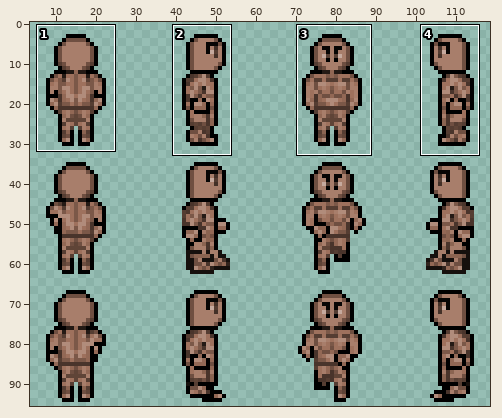
One commit to this sprite sheet: bin/res/characterCreator/body04.png. The first picture is a wide view before the edit; the outline marks the close-up.
Close-up. As it was:
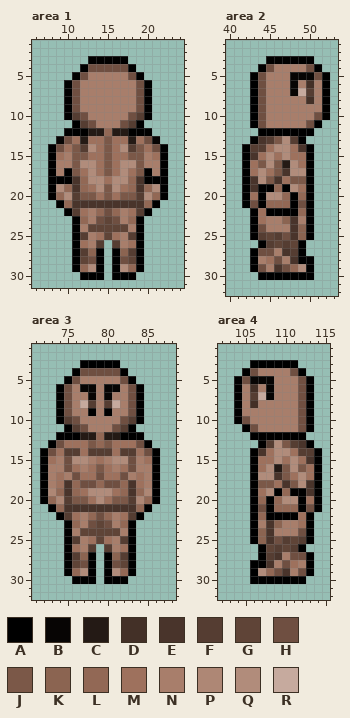
The file is 128x96 pixels. Colours within 5 levels of each other are drawn and written as one. Shown: area 1: x 6..24, y 1..31; area 2: x 40..53, y 1..32; area 3: x 71..88, y 1..32; area 4: x 102..115, y 1..32. The wide view leaves out empty margins. The commit also changed other parts of the picture, which this record leaves out.
Palette (. is transparent): A #000000  B #070504  C #241a15  D #433027  E #49342b  F #553d32  G #5f4437  H #6f4f41  J #7b5848  K #8b6451  L #926855  M #9e715d  N #a87e6b  P #ae8775  Q #b18c7b  R #c6aa9e
After the commit:
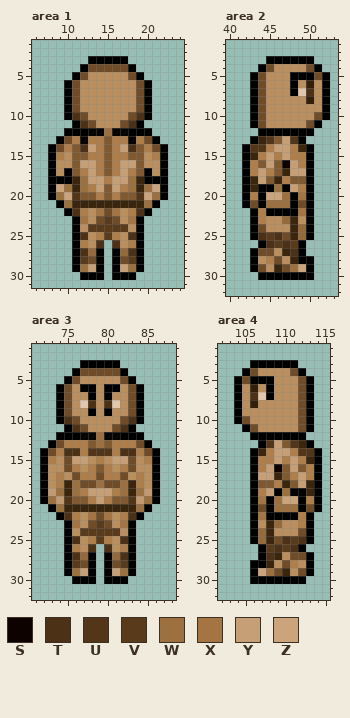
Colours new in this view: S #0d0200  T #4c3116  U #53361a  V #593b1c  W #9d703f  X #a47543  Y #c79f76  Z #cba47c
Difference:
colour D: #433027 -> #341f0a
colour E: #49342b -> #3b260d
colour H: #6f4f41 -> #6f4c27
colour J: #7b5848 -> #805930
colour K: #8b6451 -> #956a3b
colour M: #9e715d -> #af7e49
colour N: #a87e6b -> #bb8e5e
colour P: #ae8775 -> #c39a6f
colour R: #c6aa9e -> #e3c7ac
Area 1:
y 10: x 11 F -> T; x 19 F -> T
y 11: x 12 F -> T; x 18 F -> T
y 12: x 13..17 CCLCC -> BBWBB
y 13: x 9 B -> A; x 12 C -> B; x 18 C -> B; x 21 B -> A
y 14: x 12..13 FQ -> TY; x 17..18 QF -> YT
y 16: x 12..13 QQ -> YY; x 17..18 QQ -> YY
y 17: x 13 Q -> Y; x 17 Q -> Y
y 18: x 12..14 LQQ -> WYY; x 16..18 QQL -> YYW
y 19: x 9..10 QL -> ZW; x 12 L -> W; x 14 Q -> Y; x 16 Q -> Y; x 18 L -> W; x 20..21 LQ -> WZ
y 20: x 9..11 LQF -> WZU; x 19..21 FQL -> UZW
y 21: x 10 L -> W; x 20 L -> W
y 22: x 11 F -> T; x 14 L -> X; x 16 L -> X; x 19 F -> T
y 23: x 12 L -> X; x 15 G -> V; x 18 L -> X
y 24: x 13..17 GGGGG -> VVVVV
y 25: x 12 F -> T; x 15 G -> V; x 18 F -> T
y 26: x 14 F -> T; x 16 F -> T
y 27: x 12 F -> T; x 18 F -> T
y 28: x 12 G -> V; x 18 G -> V
y 29: x 12..13 LQ -> WY; x 17..18 QL -> YW
Area 2:
y 5: x 48..50 BBB -> AAA
y 6: x 48 B -> A
y 7: x 48 B -> A; x 50 F -> T
y 13: x 45 F -> U; x 47..48 QF -> YU
y 14: x 43..44 FF -> UU; x 46..47 QQ -> YY
y 15: x 45 Q -> Y; x 47 Q -> Y
y 16: x 45 Q -> Y; x 47..48 CQ -> SY
y 17: x 44 Q -> Y; x 48..49 QQ -> YY
y 18: x 44 Q -> Y
y 19: x 46 L -> W; x 48 Q -> Y
y 20: x 45..47 QQL -> ZZW; x 49 L -> X
y 21: x 45..47 LLL -> WWW
y 22: x 49 L -> X
y 25: x 44..46 FGF -> TVT
y 26: x 45..48 FGFG -> TVTV
y 27: x 48 F -> T
y 29: x 48..49 LQ -> WZ
Area 3:
y 6: x 77..78 BB -> AA; x 80..81 BB -> AA
y 7: x 78 B -> A; x 80 B -> A
y 8: x 78 F -> T; x 80 F -> T
y 10: x 75 F -> T; x 83 F -> T
y 11: x 76 F -> T; x 82 F -> T
y 12: x 77..81 CCLCC -> BBWBB
y 13: x 79 L -> W
y 14: x 75..76 FF -> TT; x 78..80 FFF -> UUU; x 82..83 FF -> TT
y 15: x 76..77 QQ -> YY; x 81..82 QQ -> YY
y 18: x 76 L -> W; x 79 L -> W; x 82 L -> W
y 19: x 74 L -> W; x 76 L -> W; x 78..80 QQQ -> YYY; x 82 L -> W; x 84 L -> W
y 20: x 73 L -> W; x 75 F -> U; x 79 Q -> Y; x 83 F -> U; x 85 L -> W
y 21: x 74 L -> W; x 84 L -> W
y 22: x 75 F -> T; x 78 L -> X; x 80 L -> X; x 83 F -> T
y 23: x 76 L -> X; x 79 G -> V; x 82 L -> X
y 24: x 77..81 GGGGG -> VVVVV
y 25: x 76 F -> T; x 79 G -> V; x 82 F -> T
y 26: x 78 F -> T; x 80 F -> T
y 27: x 76 F -> T; x 82 F -> T
y 28: x 76 G -> V; x 82 G -> V
y 29: x 76..77 LQ -> WY; x 81..82 QL -> YW
Area 4:
y 5: x 106..108 BBB -> AAA
y 6: x 108 B -> A
y 7: x 106 F -> T; x 108 B -> A
y 13: x 108..109 FQ -> UY; x 111 F -> U
y 14: x 109..110 QQ -> YY; x 112..113 FF -> UU
y 15: x 109 Q -> Y; x 111 Q -> Y
y 16: x 108..109 QC -> YS; x 111 Q -> Y
y 17: x 107..108 QQ -> YY; x 112 Q -> Y
y 18: x 112 Q -> Y
y 19: x 108 Q -> Y; x 110 L -> W
y 20: x 107 L -> X; x 109..111 LQQ -> WZZ
y 21: x 109..111 LLL -> WWW
y 22: x 107 L -> X
y 25: x 110..112 FGF -> TVT
y 26: x 108..111 GFGF -> VTVT
y 27: x 108 F -> T
y 29: x 107..108 QL -> ZW
